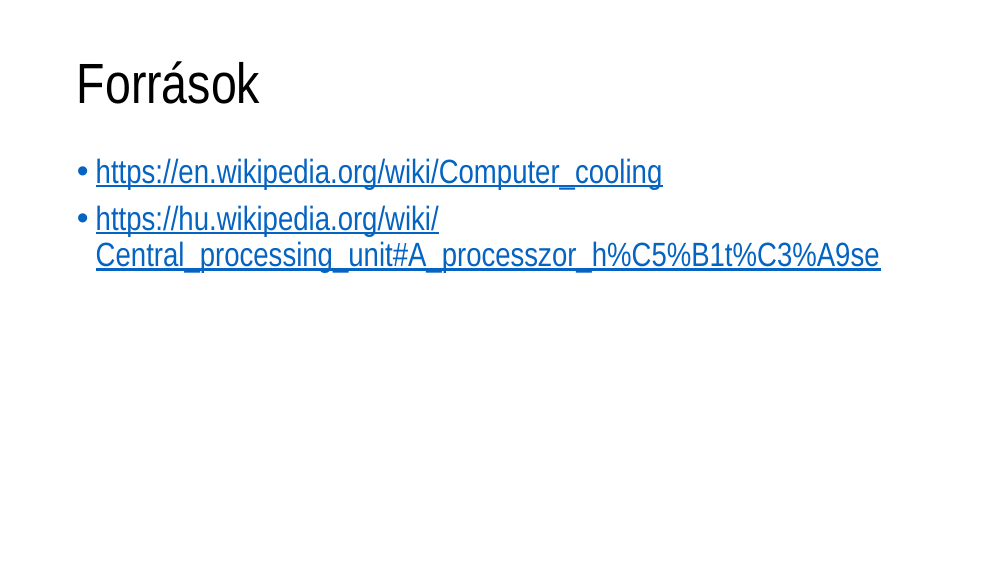
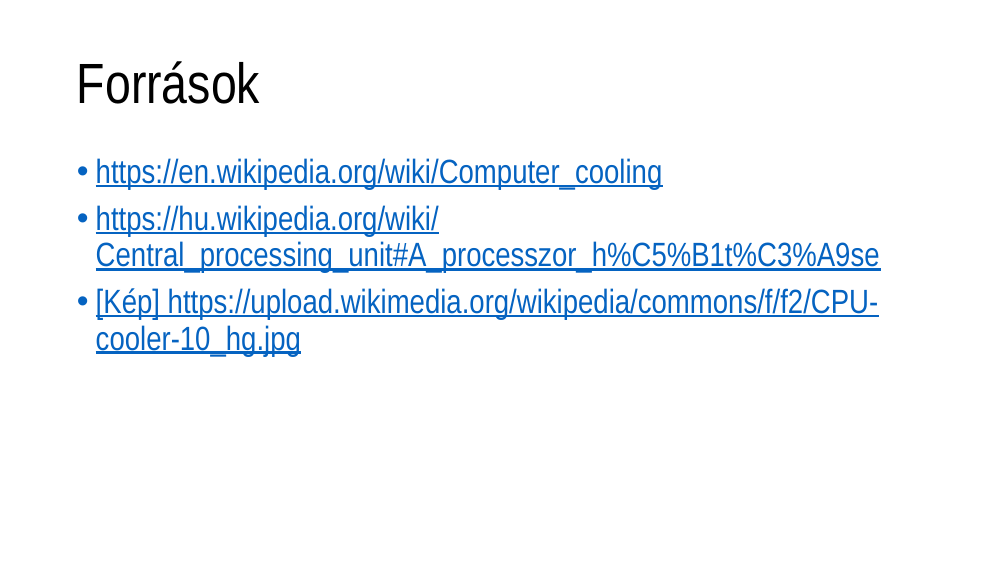
Before and after one commit to verbence/ppt-2022, a slide deck: slide 11 of cpuhutes.pptx. Drawn at 1008x567 pixels with LibreOffice and Linux fonts; fonts in the diff are those of the drawing. Boxes give left, top, right and bottom in pixels: in the first picture for what was removed or moved away, otherwise in the second. Text is boxed around its words. In the diff, an @@ line names an element or a change of style, - is before the commit and + after.

```diff
--- a/cpuhutes.pptx
+++ b/cpuhutes.pptx
@@ text at (96,288,878,356): paragraph added @@
+• [Kép] https://upload.wikimedia.org/wikipedia/commons/f/f2/CPU-cooler-10_hg.jpg
```
Also in this commit, not shown: 1 other slide changed, 2 slides added, 2 slides removed.
